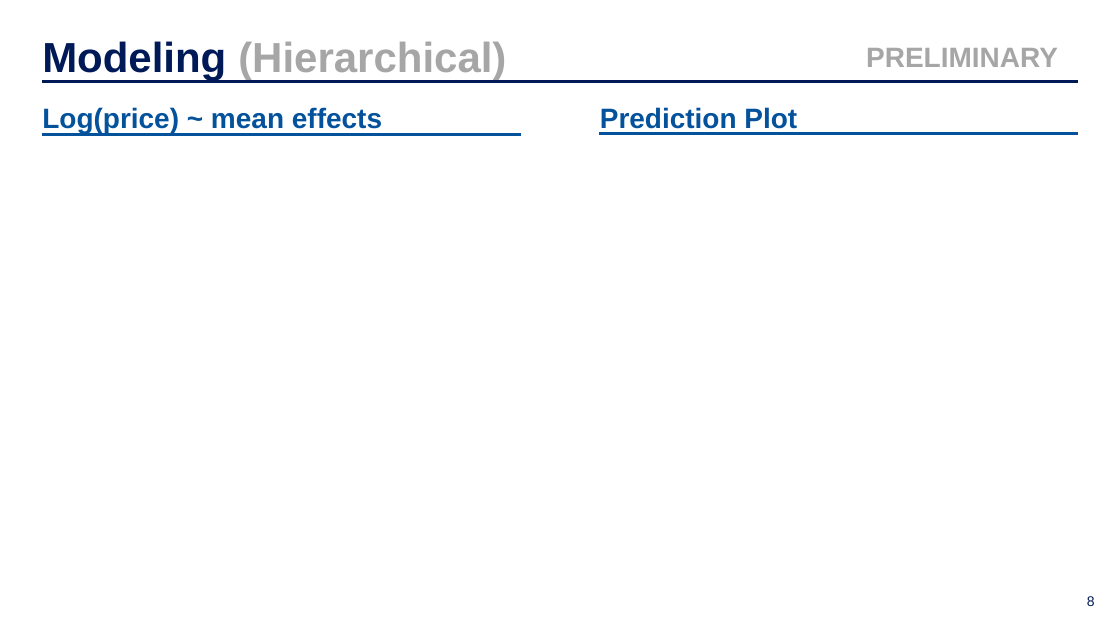
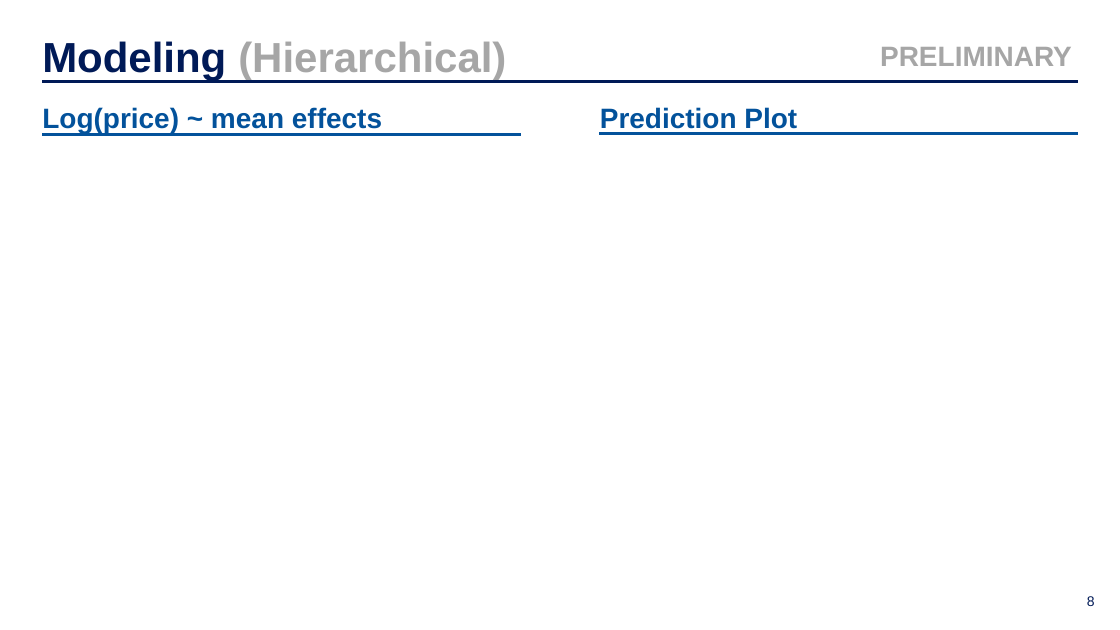
Before and after one commit to moritzwilksch/BerlinRealEstatePrices, a slide deck: slide 8 of documents/slide_deck.pptx. Drawn at 1120x630 pixels with LibreOffice and Linux fonts; fonts in the diff are those of the drawing; background and template pictures are left out. Boxes give left, top, right and bottom in pixels: in the first picture for what was removed or moved away, otherwise in the second. Text is boxed around its words. In the diff, an @@ line names an element or a change of style, - is before the commit and + after.

Commit message:
slides

```diff
--- a/documents/slide_deck.pptx
+++ b/documents/slide_deck.pptx
@@ text "PRELIMINARY": place and size @@
-text "PRELIMINARY" at (866,48,1058,67)
+text "PRELIMINARY" at (880,47,1072,66)
```
Also in this commit, not shown: 1 slide added, 3 other files.
